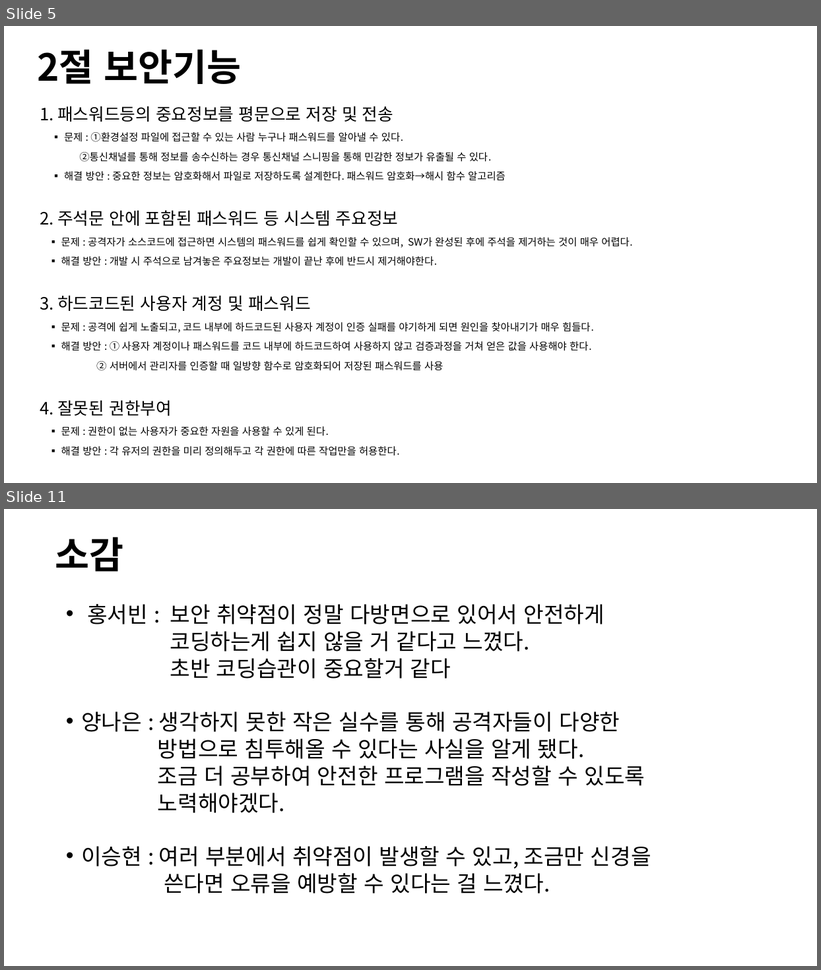
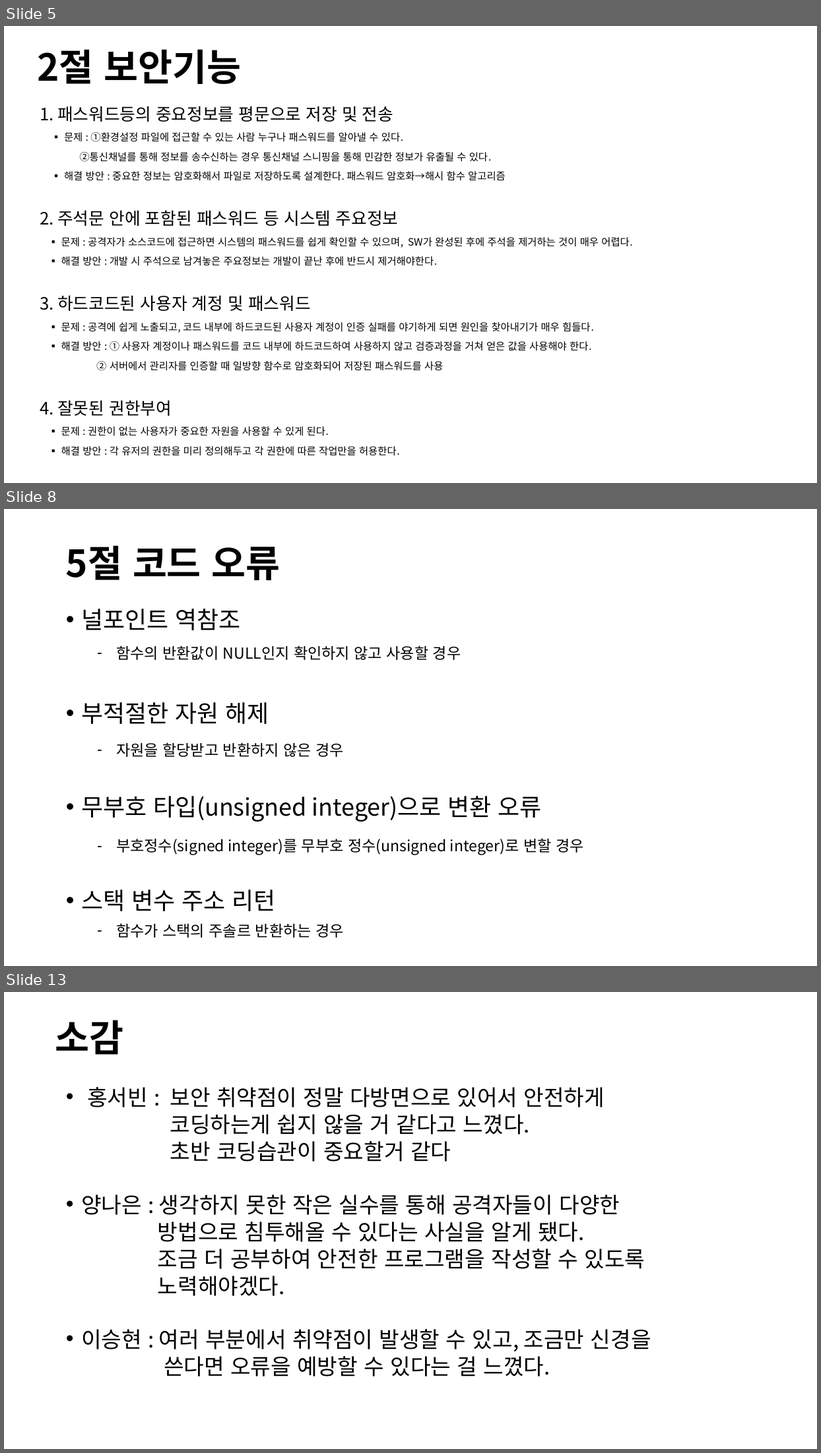
Before and after one commit to Klaxon9718/YUHAN_-security, a slide deck: 발표자료/Secure Coding 발표자료.pptx. Shown one above the other, each under a label of ours: slides 5 and 11 before the commit, slides 5, 8 and 13 after it; the slides between them are not shown. The pictures are 821x970 and 821x1453 pixels, drawn with LibreOffice and Linux fonts; fonts in the diff are those of the drawing. Boxes give left, top, right and bottom in pixels: in the first picture for what was removed or moved away, otherwise in the second. Text is boxed around its words. In the diff, an @@ line names an element or a change of style, - is before the commit and + after.

```diff
--- a/발표자료/Secure Coding 발표자료.pptx
+++ b/발표자료/Secure Coding 발표자료.pptx
@@ slide 8 added at (x1=4, y1=509, x2=817, y2=966), background #FFFFFF @@
@@ title added at (x1=66, y1=545, x2=281, y2=580), 44 pt, text #000000, bold @@
+5절 코드 오류
@@ text added at (x1=81, y1=609, x2=542, y2=912), 28 pt, text #000000 @@
+• 널포인트 역참조
+• 부적절한 자원 해제
+• 무부호 타입(unsigned integer)으로 변환 오류
+• 스택 변수 주소 리턴
@@ text added at (x1=116, y1=646, x2=461, y2=660), 18 pt, text #000000 @@
+– 함수의 반환값이 NULL인지 확인하지 않고 사용할 경우
@@ text added at (x1=116, y1=743, x2=344, y2=757), 18 pt, text #000000 @@
+– 자원을 할당받고 반환하지 않은 경우
@@ text added at (x1=116, y1=838, x2=584, y2=855), 18 pt, text #000000 @@
+– 부호정수(signed integer)를 무부호 정수(unsigned integer)로 변할 경우
@@ text added at (x1=116, y1=923, x2=344, y2=938), 18 pt, text #000000 @@
+– 함수가 스택의 주솔르 반환하는 경우
@@ what was slide 11 is now slide 13 @@
```
Also in this commit, not shown: 5 slides changed, 1 other slide added, 1 other file.
